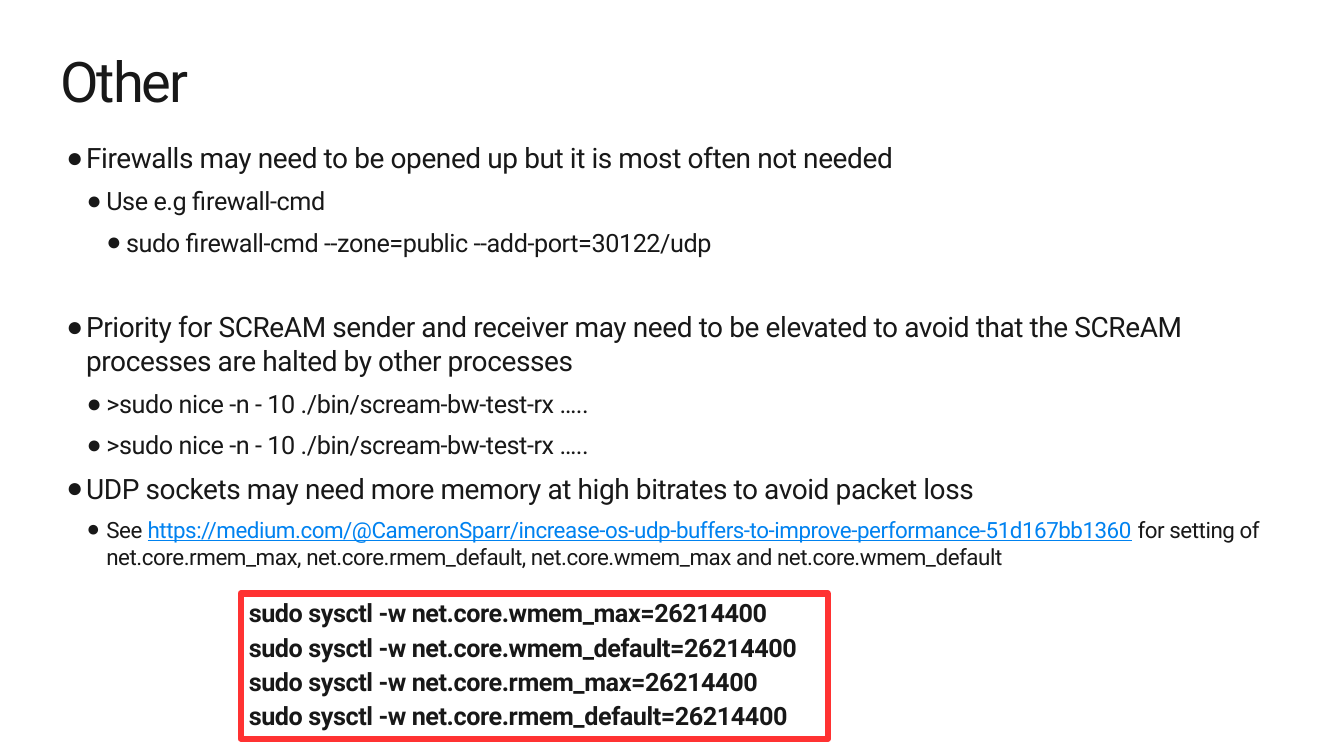
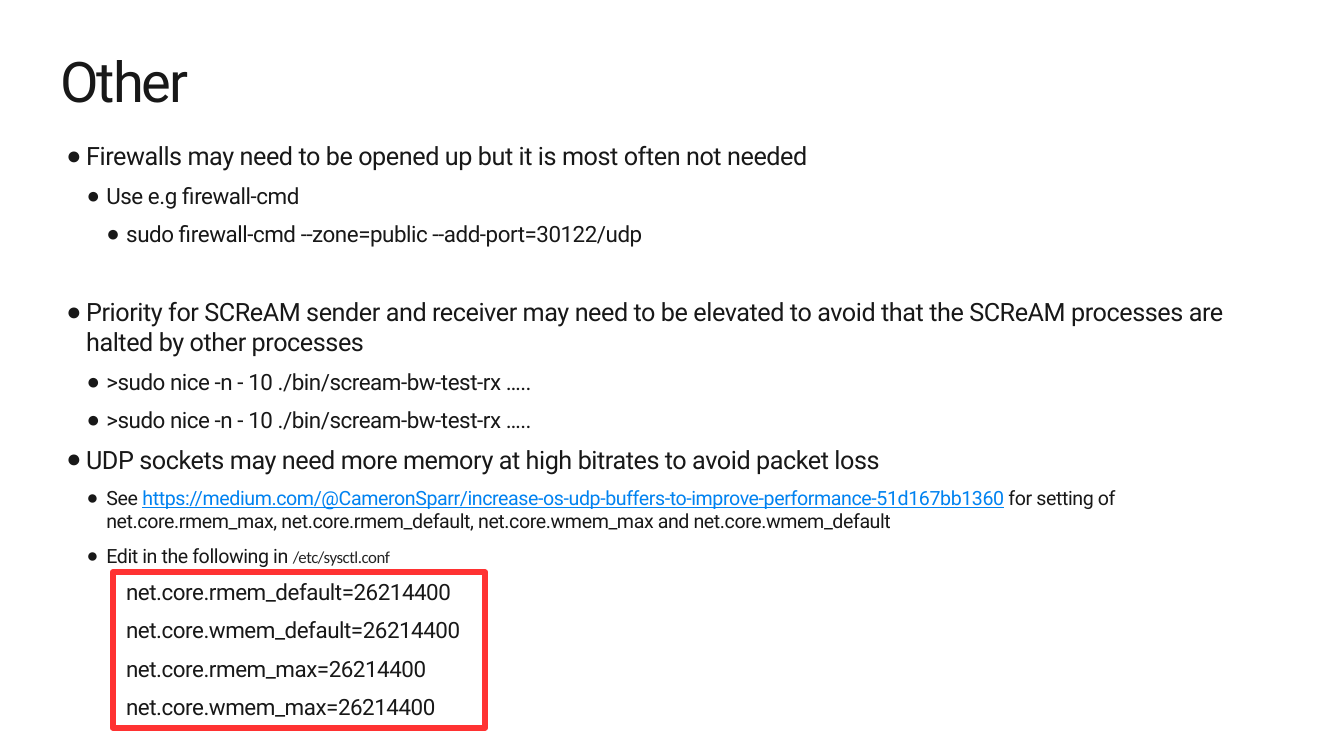
Before and after one commit to 5G-VCA-CC/scream, a slide deck: slide 13 of SCReAM-BW-test-tool.pptx. Drawn at 1344x756 pixels with LibreOffice and Linux fonts; fonts in the diff are those of the drawing; background and template pictures are left out. Boxes give left, top, right and bottom in pixels: in the first picture for what was removed or moved away, otherwise in the second. Text is boxed around its words. In the diff, an @@ line names an element or a change of style, - is before the commit and + after.

Commit message:
Increased robustness against cases when video coder rate control loop locks down to low rates. Fixed bug in stream prioritization. Updated SCReAM BW test description

```diff
--- a/SCReAM-BW-test-tool.pptx
+++ b/SCReAM-BW-test-tool.pptx
@@ text at (86, 146, 1224, 531): size 20 to 18 pt in "Firewalls may need to be opened up ...", "Priority for SCReAM sender and receiver may ...", "UDP sockets may need more memory at ..."; size 18 to 16 pt in "Use e.g firewall-cmd", "sudo firewall-cmd --zone=public --add-port=30122/udp", ">sudo nice -n - 10 ./bin/scream-bw-test-rx …..", ">sudo nice -n - 10 ./bin/scream-bw-test-rx ….."; size 16 to 14 pt in "See https://medium.com/@CameronSparr/increase-os-udp-buffers ..." @@
@@ text at (106, 548, 460, 717): paragraphs added @@
+  ● Edit in the following in /etc/sysctl.conf
+  net.core.rmem_default=26214400
+  net.core.wmem_default=26214400
+  net.core.rmem_max=26214400
+  net.core.wmem_max=26214400
@@ rectangle: place and size @@
-rectangle at (241, 594, 828, 739)
+rectangle at (113, 573, 485, 728)
@@ text in rectangle at (249, 603, 797, 731): text removed @@
-sudo sysctl -w net.core.wmem_max=26214400
-sudo sysctl -w net.core.wmem_default=26214400
-sudo sysctl -w net.core.rmem_max=26214400
-sudo sysctl -w net.core.rmem_default=26214400
```
Also in this commit, not shown: 1 other slide changed, 4 other files.
